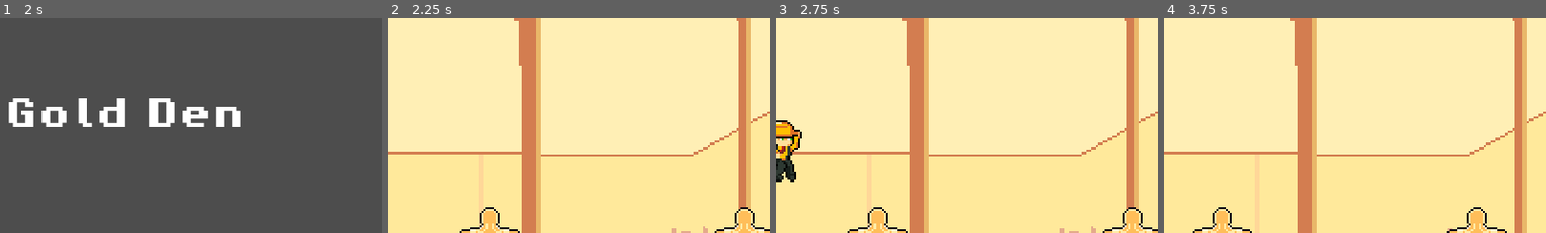
Above: before the commit, frames 1-4 (left to right).
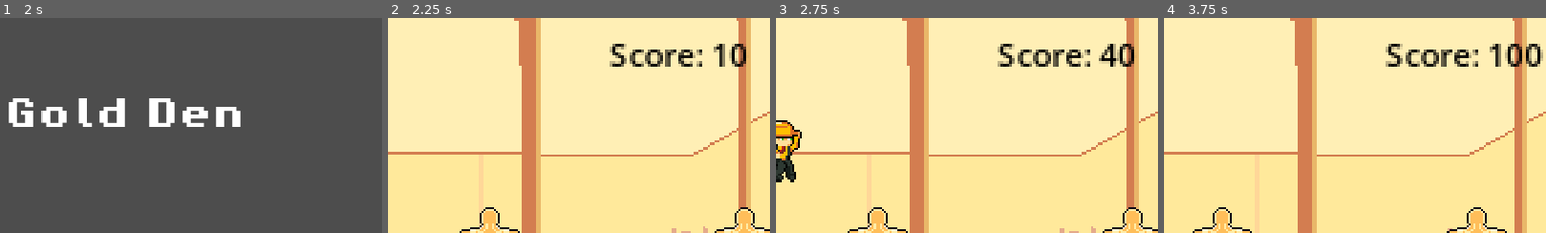
Above: after the commit, the same moments.

Repository: Ruilesser/GamePop
Game: Godot game, scene res://scenes/game/Start_Menu.tscn
Same seed, same stepped clock (60 frames per second), same inputs: the game is played once before the commit and once after it.
Inputs:
- Up to frame 1 (2 s): click "Rules" at 0.5 s; click "Go Back" at 1.25 s
- Up to frame 2 (2.25 s): click "Play Game!" at 2 s
- Up to frame 3 (2.75 s): no input
- Up to frame 4 (3.75 s): tap Enter (ui_accept) at 2.75, 3.02 s; hold Right (ui_right) from 2.78 s (still down)
The pictures show only the part of the screen within x 50-100%, y 0-50%; the shares and areas given below are measured in that part.

Frame 1 is identical in both runs. In frame 2, 1.9% of the frame differs, in the area x 58-94%, y 12-23%; in frame 3, 2.0%; in frame 4, 2.3%, in the area x 58-100%, y 12-23%.

Commit message:
Score Counter placeholder

Diff:
--- a/scenes/game/Game.tscn
+++ b/scenes/game/Game.tscn
@@ -6,6 +6,7 @@
 [ext_resource type="Texture2D" uid="uid://bvcgw644gve8g" path="res://assets/backgrounds/Parallax_1.png" id="5_qk776"]
 [ext_resource type="Texture2D" uid="uid://cpuvlwwr7a7vs" path="res://assets/backgrounds/Parallax_2.png" id="6_wriqj"]
 [ext_resource type="Texture2D" uid="uid://cw5e86se5b55a" path="res://assets/backgrounds/BG.png" id="7_6axsi"]
+[ext_resource type="Script" path="res://scenes/game/score.gd" id="8_m2yxu"]
 
 [sub_resource type="TileSetAtlasSource" id="TileSetAtlasSource_kwctc"]
 texture = ExtResource("2_kvqbu")
@@ -366,6 +367,14 @@
 tile_map_data = PackedByteArray("AAASABIAAQABAAAAAAATABIAAQABAAAAAAAUABIAAQABAAAAAAAVABIAAQABAAAAAAAjABQAAQAAAAQAAAAiAB …(1664 unchanged characters)…
 tile_set = SubResource("TileSet_7ve3i")
 
+[node name="Score" type="Label" parent="Camera2D"]
+offset_left = 111.0
+offset_top = -101.0
+offset_right = 159.0
+offset_bottom = -78.0
+text = "Score:"
+script = ExtResource("8_m2yxu")
+
 [node name="Player" parent="." instance=ExtResource("3_c4gvi")]
 position = Vector2(64, 71)
 
--- /dev/null
+++ b/scenes/game/score.gd
@@ -0,0 +1,15 @@
+extends Label
+
+var current_score = 0
+
+# Called when the node eznters the scene tree for the first time.
+func _ready() -> void:
+	#start at zero
+	var black = Color(0.0, 0.0, 0.0, 1.0)
+	set("theme_override_colors/font_color",black)
+	#set_text("Score: " + String(current_score) )
+
+# Called every frame. 'delta' is the elapsed time since the previous frame.
+func _process(delta: float) -> void:
+	current_score += 1
+	set_text(("Score: %d" % current_score ))
Not shown: 1 places in scenes/game/Game.tscn that only renumber resources
